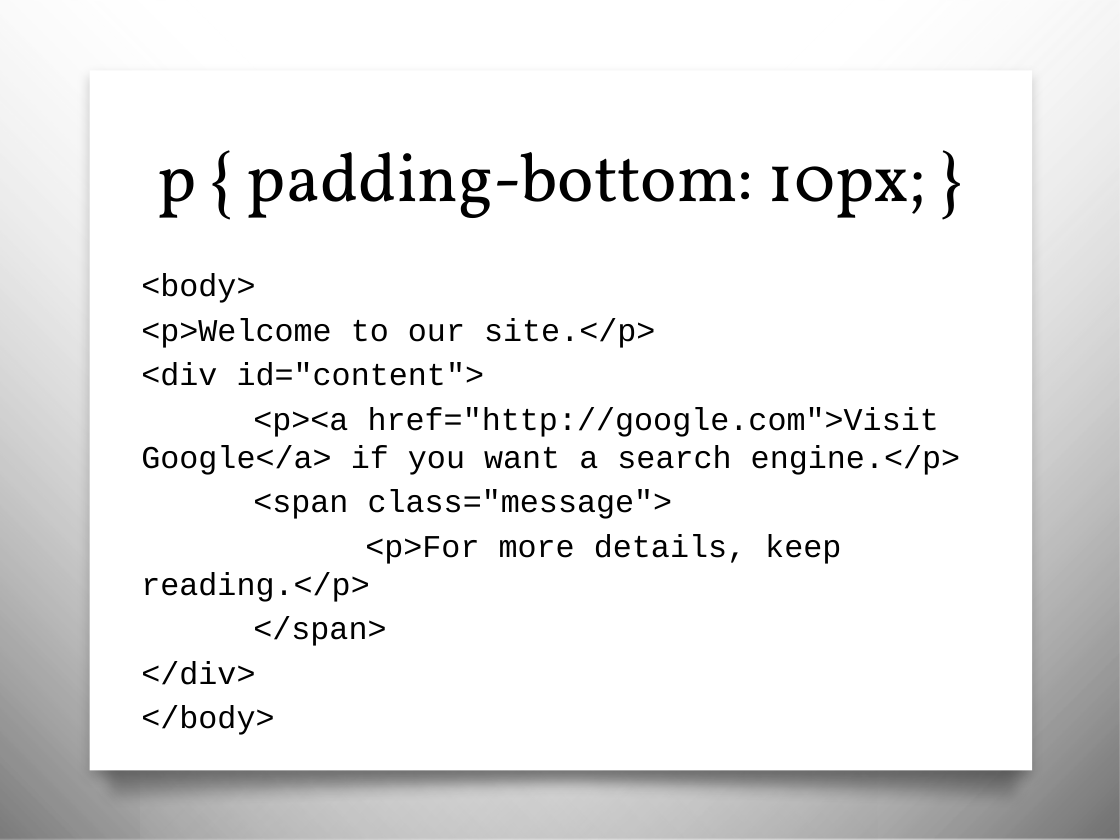
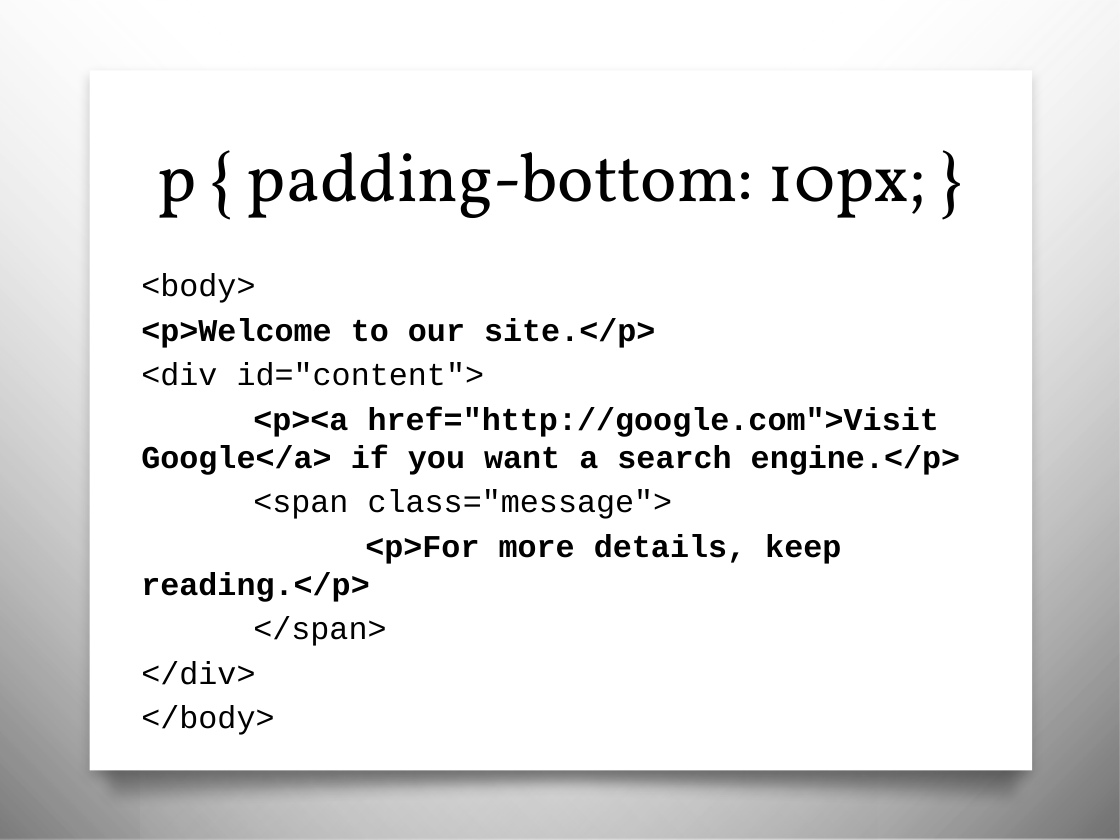
Before and after one commit to awayken/USF-ART329, a slide deck: slide 23 of slides/classthree/slides.pptx (slide 22 before the commit). Drawn at 1120x840 pixels with LibreOffice and Linux fonts; fonts in the diff are those of the drawing; background and template pictures are left out. Boxes give left, top, right and bottom in pixels: in the first picture for what was removed or moved away, otherwise in the second. Text is boxed around its words. In the diff, an @@ line names an element or a change of style, - is before the commit and + after.

```diff
--- a/slides/classthree/slides.pptx
+++ b/slides/classthree/slides.pptx
@@ text at [141,318,961,602]: bold on in "<p>Welcome to our site.</p>", "<p><a href="http://google.com">Visit Google</a> if you want  ...", "<p>For more details, keep reading.</p>" @@
```
Also in this commit, not shown: 8 other slides changed, 1 slide added.
